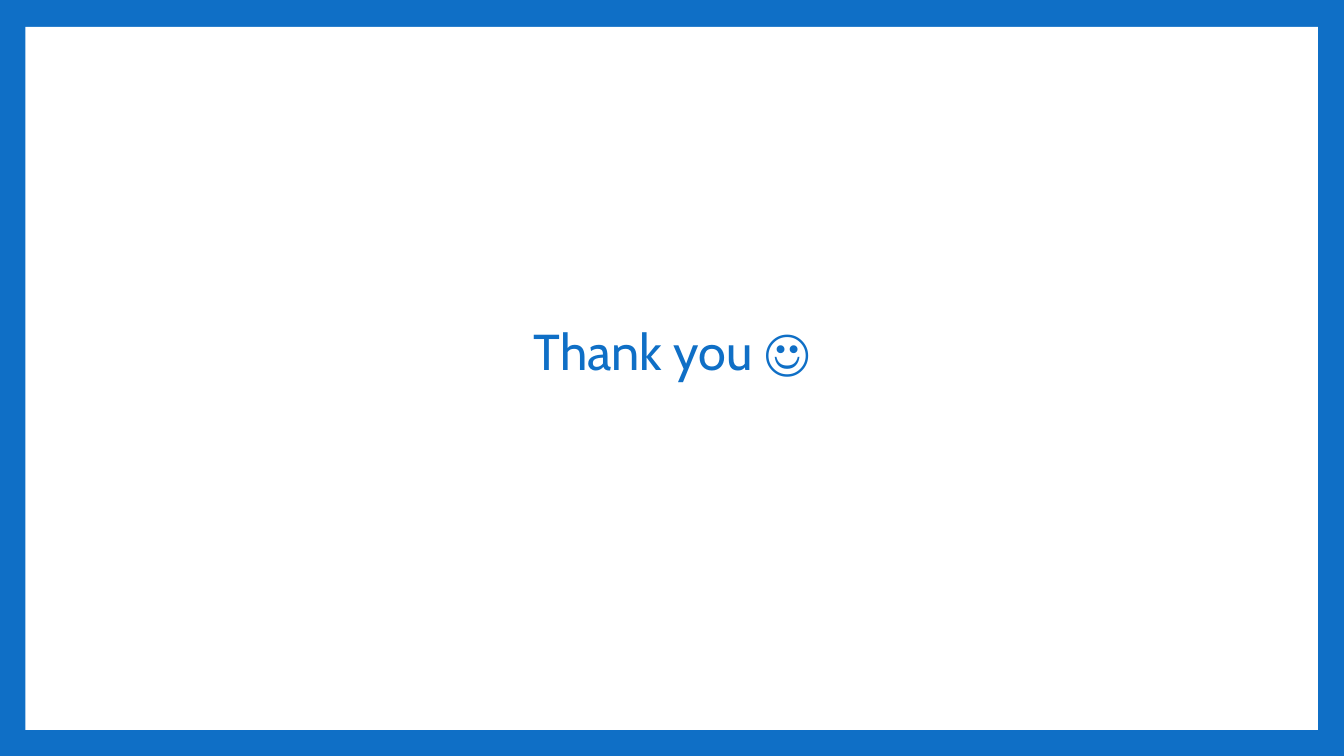
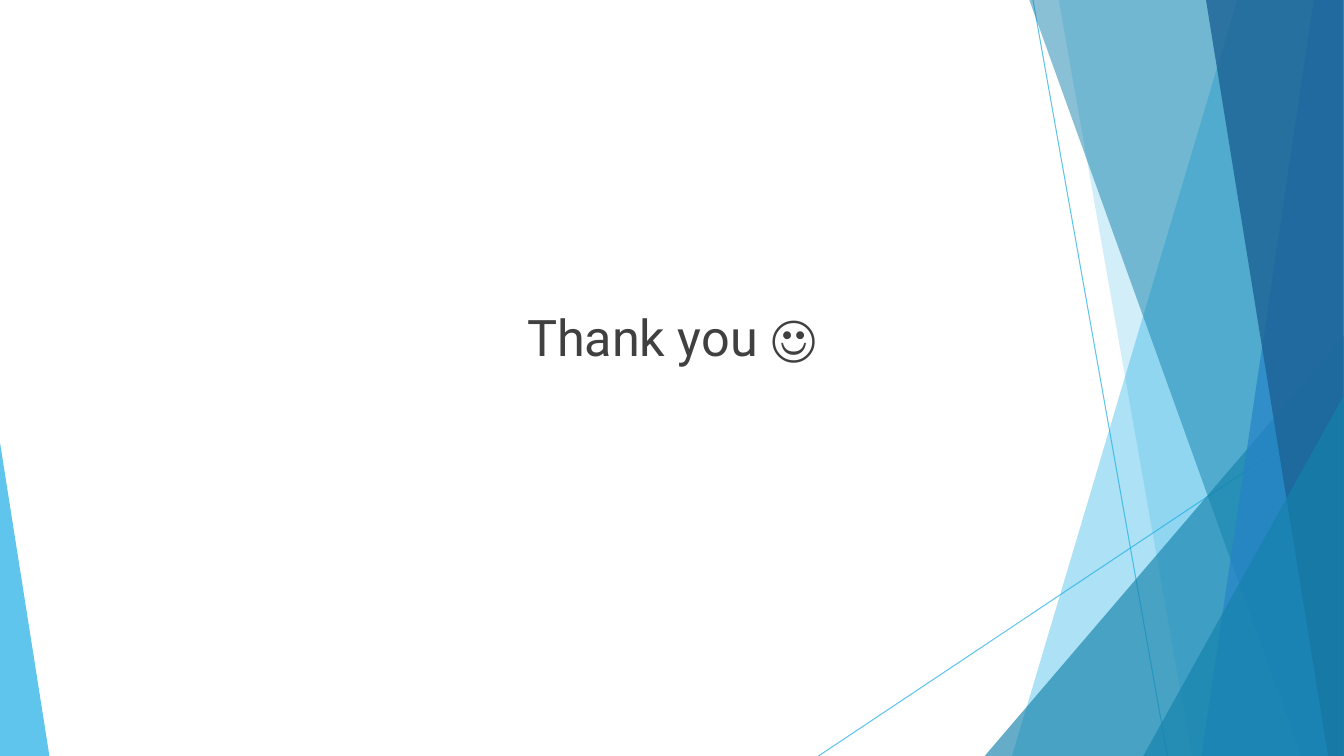
Before and after one commit to mercy-gh/Phase1Project, a slide deck: slide 11 of presentation.pptx. Drawn at 1344x756 pixels with LibreOffice and Linux fonts; fonts in the diff are those of the drawing. Boxes give left, top, right and bottom in pixels: in the first picture for what was removed or moved away, otherwise in the second. Text is boxed around its words. In the diff, an @@ line names an element or a change of style, - is before the commit and + after.

```diff
--- a/presentation.pptx
+++ b/presentation.pptx
@@ background #0F6FC6 to #FFFFFF @@
@@ rectangle removed at (x1=25, y1=27, x2=1318, y2=730) @@
@@ text "Thank you ☺" at (x1=527, y1=318, x2=758, y2=367): font Cabin to Roboto, text colour #0F6FC6 to #404040; line spacing 0.9 to 1; less space between paragraphs @@
@@ group added at (x1=0, y1=0, x2=1344, y2=756): 5 freeform shapes, 3 triangles, 2 lines @@
```
Also in this commit, not shown: 8 other slides changed, 2 slides added, 2 slides removed, 3 other files.
